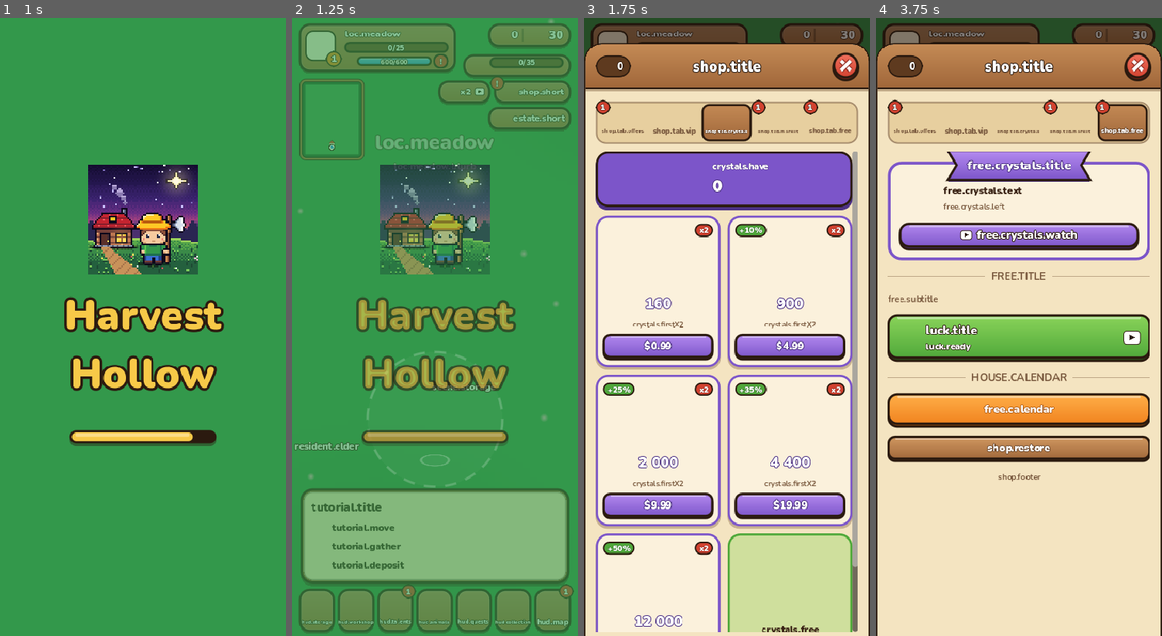
Above: before the commit, frames 1-4 (left to right).
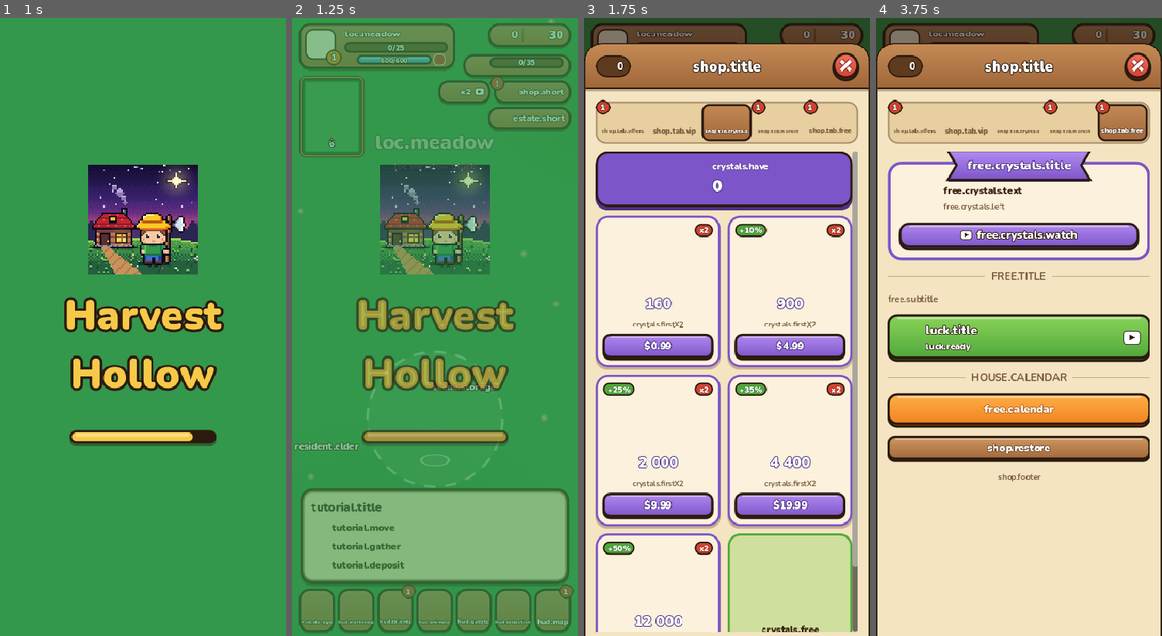
Above: after the commit, the same moments.

Repository: BaturinIgor/GameFarm
Game: Godot game, scene res://scenes/splash.tscn
Same seed, same stepped clock (60 frames per second), same inputs: the game is played once before the commit and once after it.
Inputs (mouse positions are in pixels of both pictures, inside the frame that each line leads up to):
- Up to frame 1 (1 s): tap Enter at 0.5 s; move the mouse to (205, 296) at 0.52 s; click (205, 296) at 0.67 s
- Up to frame 2 (1.25 s): no input
- Up to frame 3 (1.75 s): click (798, 36) at 1.27 s
- Up to frame 4 (3.75 s): click (1047, 92) at 2 s; click (1116, 92) at 2.77 s; click (1113, 116) at 3.52 s

Frame 1 is identical in both runs. In frame 2, 1.7% of the frame differs, in the area x 2-58%, y 1-23%; in frame 3, less than 0.1%; in frame 4, less than 0.1%.

Commit message:
Предложение дня переносит подпись, точка бесплатной энергии маленькая
Co-Authored-By: Claude Opus 5.5 <noreply@anthropic.com>
Claude-Session: https://claude.ai/code/session_01KB9UT2PnJvNq3jxcqRz319

Diff:
--- a/godot/scripts/ui/energy_row.gd
+++ b/godot/scripts/ui/energy_row.gd
@@ -32,10 +32,12 @@
 	p.vertical_alignment = VERTICAL_ALIGNMENT_CENTER
 	plus.add_child(p)
 	add_child(plus)
-	_dot = UiKit.count_badge(0)
-	(_dot.get_child(0) as Label).text = "!"
-	_dot.scale = Vector2.ONE * 0.75
-	_dot.position = Vector2(8, -9)
+	# Готова бесплатная энергия: маленькая красная точка в углу плюса
+	_dot = Panel.new()
+	_dot.add_theme_stylebox_override("panel", UiKit.box(UiKit.BAD, Color.WHITE, 5, 1, false))
+	_dot.size = Vector2(9, 9)
+	_dot.position = Vector2(10, -4)
+	_dot.mouse_filter = Control.MOUSE_FILTER_IGNORE
 	_dot.visible = false
 	plus.add_child(_dot)
 	gui_input.connect(func(e: InputEvent) -> void:
--- a/godot/scripts/ui/shop_panel.gd
+++ b/godot/scripts/ui/shop_panel.gd
@@ -198,7 +198,9 @@
 	big.label_settings = big.label_settings.duplicate()
 	big.label_settings.font_color = Color("fff3a0")
 	col.add_child(big)
-	col.add_child(UiKit.label(L.t("shop.flash.sub"), 12, Color.WHITE, 4))
+	var sub := UiKit.label(L.t("shop.flash.sub"), 12, Color.WHITE, 4)
+	sub.autowrap_mode = TextServer.AUTOWRAP_WORD_SMART
+	col.add_child(sub)
 	v.add_child(_parts_flow(pack_parts(variant), 15, Color.WHITE))
 	var left := func() -> String: return L.t("shop.flash.ends", [House.countdown(ShopSystem.next_day_in())])
 	var timer := CombatCards.LiveLabel.new(left, 13, Color.WHITE)
